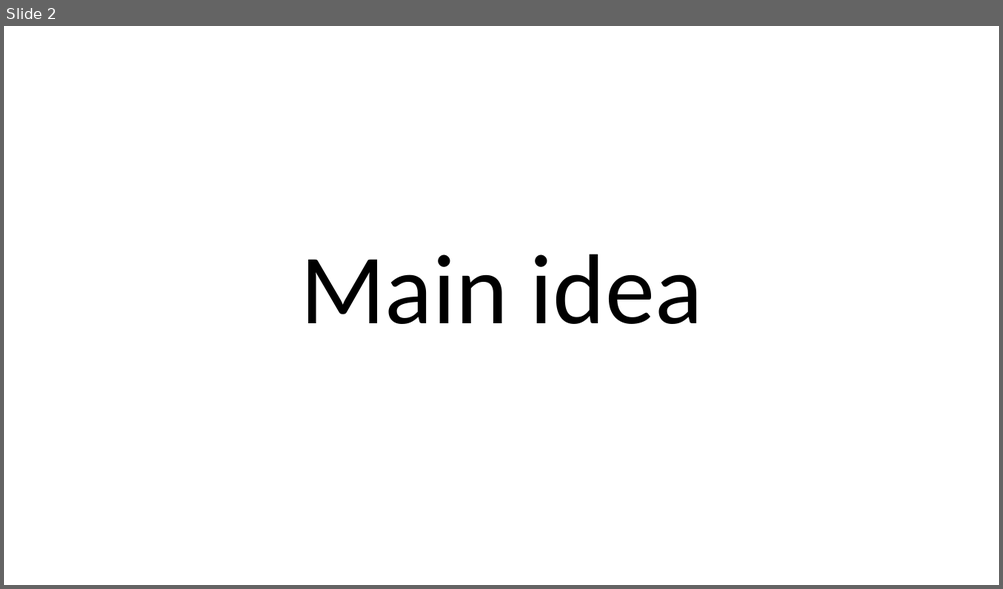
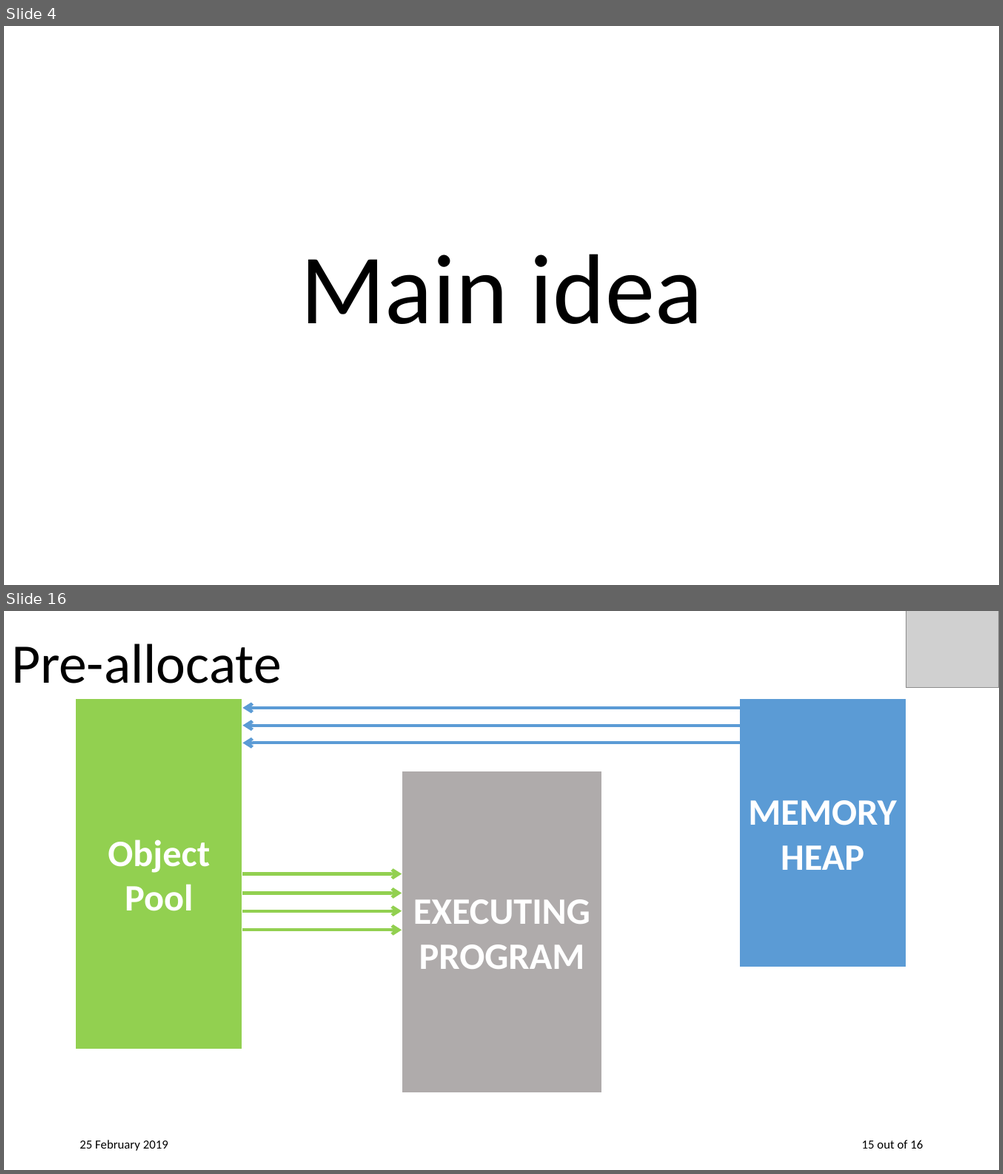
Before and after one commit to Bellkross/Singleton-ObjectPool, a slide deck: Presentations/ObjectPool.pptx. Shown one above the other, each under a label of ours: slide 2 before the commit, slides 4 and 16 after it; the slides between them are not shown. The pictures are 1003x589 and 1003x1174 pixels, drawn with LibreOffice and Linux fonts; fonts in the diff are those of the drawing; grey boxes stand for pictures. Boxes give left, top, right and bottom in pixels: in the first picture for what was removed or moved away, otherwise in the second. Text is boxed around its words. In the diff, an @@ line names an element or a change of style, - is before the commit and + after.

Commit message:
Finish object pool presentation

```diff
--- a/Presentations/ObjectPool.pptx
+++ b/Presentations/ObjectPool.pptx
@@ slide 16 added at (x1=4, y1=611, x2=999, y2=1170), background #FFFFFF @@
@@ picture added at (x1=906, y1=611, x2=999, y2=688) @@
@@ title added at (x1=11, y1=644, x2=282, y2=684), 54 pt, text #000000 @@
+Pre-allocate
@@ rectangle added at (x1=76, y1=698, x2=243, y2=1051), fill #92D050, outline #FFFFFF 1.5 pt, 36 pt, text #FFFFFF, bold @@
+Object Pool
@@ rectangle added at (x1=739, y1=698, x2=906, y2=968), fill #5B9BD5, outline #FFFFFF 1.5 pt, 36 pt, text #FFFFFF, bold @@
+MEMORY HEAP
@@ arrow added from (743, 708) to (243, 708), #5B9BD5 3 pt @@
@@ arrow added from (743, 725) to (243, 725), #5B9BD5 3 pt @@
@@ arrow added from (743, 743) to (243, 743), #5B9BD5 3 pt @@
@@ rectangle added at (x1=401, y1=771, x2=603, y2=1093), fill #AFABAB, outline #FFFFFF 1.5 pt, 36 pt, text #FFFFFF, bold @@
+EXECUTING PROGRAM
@@ arrow added from (243, 874) to (401, 874), #92D050 3 pt @@
@@ arrow added from (243, 893) to (401, 893), #92D050 3 pt @@
@@ arrow added from (243, 911) to (401, 911), #92D050 3 pt @@
@@ arrow added from (243, 931) to (401, 931), #92D050 3 pt @@
@@ text added at (x1=79, y1=1140, x2=168, y2=1151), 12 pt, text #000000 @@
+25 February 2019
@@ text added at (x1=862, y1=1140, x2=922, y2=1149), 12 pt, text #000000 @@
+15 out of 16
@@ what was slide 2 is now slide 4 @@
```
Also in this commit, not shown: 11 slides changed, 5 other slides added.
